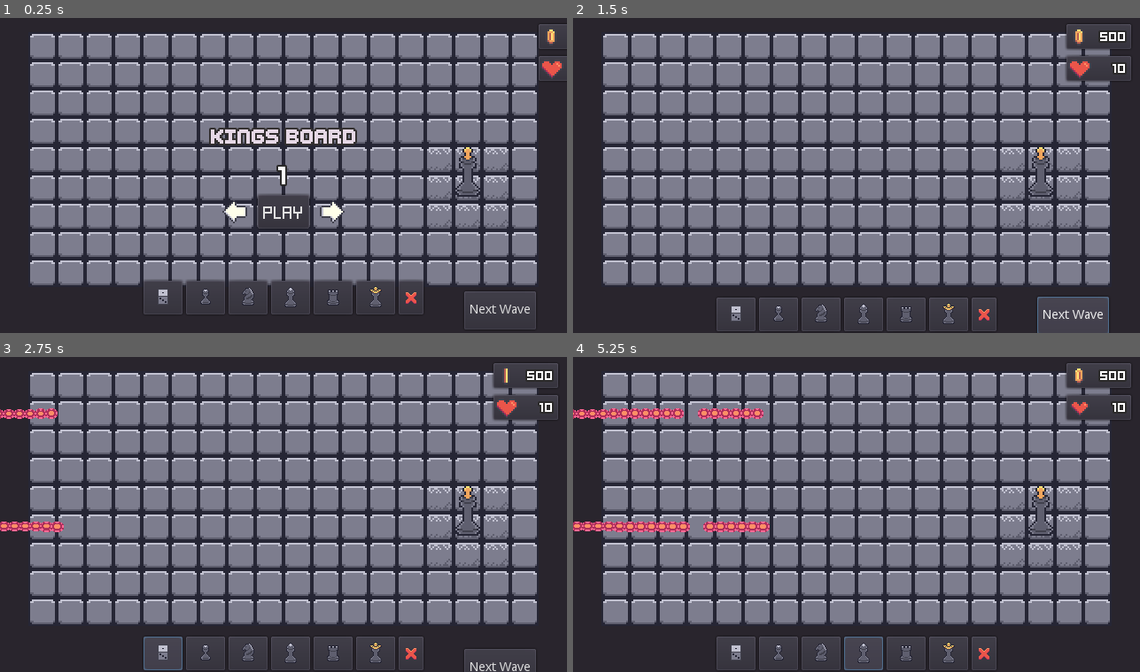
Above: before the commit, frames 1-4 (two rows, left to right).
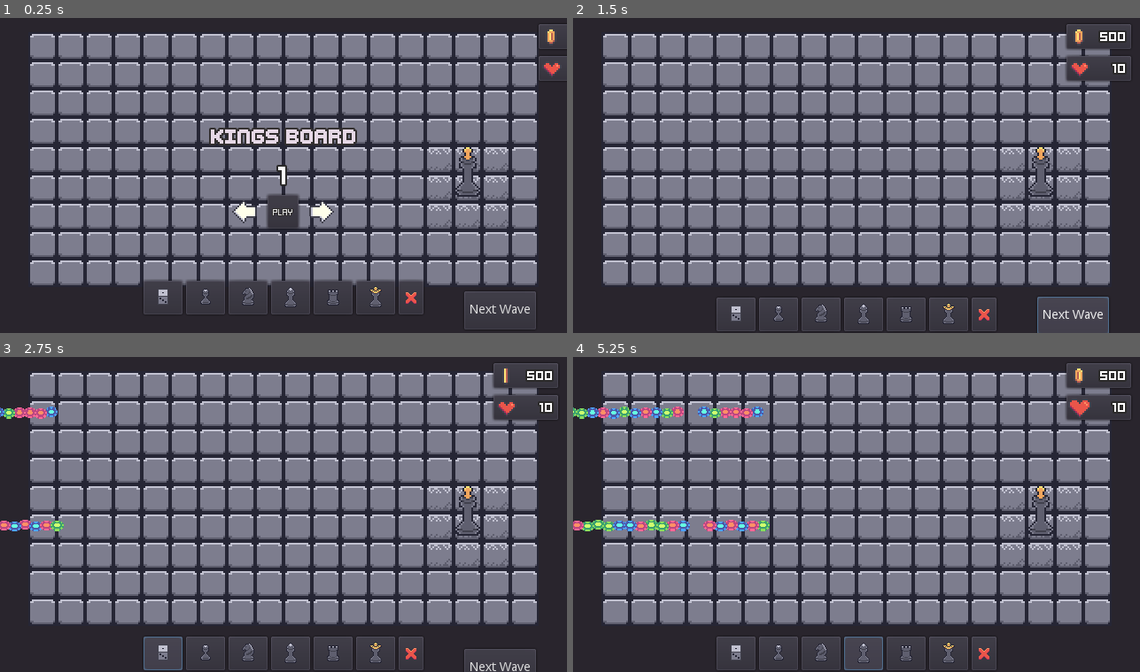
Above: after the commit, the same moments.

Repository: PetTurtle/LudumDare46
Game: Godot game, scene res://scenes/Game.tscn
Same seed, same stepped clock (60 frames per second), same inputs: the game is played once before the commit and once after it.
Inputs (mouse positions are in pixels of both pictures, inside the frame that each line leads up to):
- Up to frame 1 (0.25 s): no input
- Up to frame 2 (1.5 s): click "Play" at 0.5 s; click "Next Wave" at 1.25 s
- Up to frame 3 (2.75 s): click (164, 653) at 2 s
- Up to frame 4 (5.25 s): click "Next Wave" at 2.75 s; click (777, 653) at 3.5 s; click (822, 653) at 4.25 s; click (862, 653) at 5 s

The runs differ from the first frame. In frame 1, 1.0% of the frame differs, in the area x 39-100%, y 4-67%; in frame 2, less than 0.1%; in frame 3, 0.7%; in frame 4, 2.0%, in the area x 0-92%, y 4-56%.

Commit message:
More Animation

Diff:
--- a/src/fonts/Pixel Square.tres
+++ b/src/fonts/Pixel Square.tres
@@ -3,4 +3,7 @@
 [ext_resource path="res://fonts/ttf/Kenney Pixel Square.ttf" type="DynamicFontData" id=1]
 
 [resource]
+size = 8
+outline_size = 1
+outline_color = Color( 0.192157, 0.184314, 0.184314, 1 )
 font_data = ExtResource( 1 )
--- a/src/prefabs/Unit.tscn
+++ b/src/prefabs/Unit.tscn
@@ -1,10 +1,27 @@
-[gd_scene load_steps=4 format=2]
+[gd_scene load_steps=5 format=2]
 
 [ext_resource path="res://assets/redChip.png" type="Texture" id=1]
 [ext_resource path="res://scripts/Unit.gd" type="Script" id=2]
 
 [sub_resource type="CircleShape2D" id=1]
 radius = 2.45912
+
+[sub_resource type="Animation" id=2]
+resource_name = "Jump"
+length = 0.5
+loop = true
+tracks/0/type = "value"
+tracks/0/path = NodePath("Sprite:position")
+tracks/0/interp = 1
+tracks/0/loop_wrap = true
+tracks/0/imported = false
+tracks/0/enabled = true
+tracks/0/keys = {
+"times": PoolRealArray( 0, 0.221587, 0.499884 ),
+"transitions": PoolRealArray( 1, 1, 1 ),
+"update": 0,
+"values": [ Vector2( 0, 0 ), Vector2( 0, -1 ), Vector2( 0, 0 ) ]
+}
 
 [node name="Unit" type="Area2D"]
 position = Vector2( -136, -72 )
@@ -17,6 +34,7 @@
 }
 
 [node name="Sprite" type="Sprite" parent="."]
+position = Vector2( 0, -0.451291 )
 scale = Vector2( 0.5, 0.5 )
 texture = ExtResource( 1 )
 
@@ -25,3 +43,7 @@
 __meta__ = {
 "_edit_group_": true
 }
+
+[node name="AnimationPlayer" type="AnimationPlayer" parent="."]
+autoplay = "Jump"
+anims/Jump = SubResource( 2 )
--- a/src/scenes/Game.tscn
+++ b/src/scenes/Game.tscn
@@ -128,6 +128,54 @@
 
 [sub_resource type="StyleBoxEmpty" id=11]
 
+[sub_resource type="SpriteFrames" id=13]
+animations = [ {
+"frames": [ ExtResource( 27 ), ExtResource( 28 ), ExtResource( 30 ), ExtResource( 22 ), ExtResource( 24 ), ExtResource( 26 ), ExtResource( 25 ), ExtResource( 29 ), ExtResource( 20 ), ExtResource( 31 ), ExtResource( 21 ), ExtResource( 23 ) ],
+"loop": true,
+"name": "default",
+"speed": 5.0
+} ]
+
+[sub_resource type="Animation" id=14]
+resource_name = "Jump"
+loop = true
+tracks/0/type = "value"
+tracks/0/path = NodePath(".:position")
+tracks/0/interp = 1
+tracks/0/loop_wrap = true
+tracks/0/imported = false
+tracks/0/enabled = true
+tracks/0/keys = {
+"times": PoolRealArray( 0, 0.499444, 0.992978 ),
+"transitions": PoolRealArray( 1, 1, 1 ),
+"update": 0,
+"values": [ Vector2( 0, 0 ), Vector2( 0, 2 ), Vector2( 0, 0 ) ]
+}
+tracks/1/type = "value"
+tracks/1/path = NodePath("..:self_modulate")
+tracks/1/interp = 1
+tracks/1/loop_wrap = true
+tracks/1/imported = false
+tracks/1/enabled = true
+tracks/1/keys = {
+"times": PoolRealArray( 0.00295529, 0.500922, 0.994456 ),
+"transitions": PoolRealArray( 1, 1, 1 ),
+"update": 0,
+"values": [ Color( 1, 1, 1, 0.72549 ), Color( 1, 1, 1, 0.0980392 ), Color( 1, 1, 1, 0.72549 ) ]
+}
+tracks/2/type = "value"
+tracks/2/path = NodePath("..:scale")
+tracks/2/interp = 1
+tracks/2/loop_wrap = true
+tracks/2/imported = false
+tracks/2/enabled = true
+tracks/2/keys = {
+"times": PoolRealArray( 0.00295529, 0.5024, 0.982634 ),
+"transitions": PoolRealArray( 1, 1, 1 ),
+"update": 0,
+"values": [ Vector2( 1, 1 ), Vector2( 0.8, 0.8 ), Vector2( 1, 1 ) ]
+}
+
 [node name="Game" type="Node2D"]
 script = ExtResource( 6 )
 
@@ -142,8 +190,8 @@
 anchor_top = 1.0
 anchor_right = 1.0
 anchor_bottom = 1.0
-margin_top = -59.8894
-margin_bottom = -21.8894
+margin_top = -45.7591
+margin_bottom = -7.75912
 alignment = 1
 script = ExtResource( 17 )
 __meta__ = {
@@ -281,6 +329,7 @@
 [node name="AnimatedSprite" type="AnimatedSprite" parent="UI/StatsPanel/VBoxContainer/CoinsPanel"]
 scale = Vector2( 2, 2 )
 frames = SubResource( 5 )
+frame = 6
 speed_scale = 2.0
 playing = true
 centered = false
@@ -305,7 +354,6 @@
 position = Vector2( 2.13086, -0.19371 )
 scale = Vector2( 2, 2 )
 frames = SubResource( 6 )
-frame = 1
 playing = true
 centered = false
 
@@ -528,9 +576,38 @@
 x_texture = ExtResource( 41 )
 
 [node name="Sprite" type="Sprite" parent="TileGhost"]
-visible = false
+self_modulate = Color( 1, 1, 1, 0.0980392 )
 position = Vector2( 0, -11 )
 texture = ExtResource( 41 )
+
+[node name="CostPanel" type="Node2D" parent="TileGhost/Sprite"]
+position = Vector2( 0, 1.99401 )
+
+[node name="CostLabel" type="Label" parent="TileGhost/Sprite/CostPanel"]
+margin_left = -12.5454
+margin_top = -21.6293
+margin_right = 13.4546
+margin_bottom = -9.62934
+custom_fonts/font = ExtResource( 35 )
+text = "10"
+align = 1
+valign = 1
+__meta__ = {
+"_edit_group_": true,
+"_edit_use_anchors_": false
+}
+
+[node name="AnimatedSprite" type="AnimatedSprite" parent="TileGhost/Sprite/CostPanel/CostLabel"]
+position = Vector2( 4.74785, -12.489 )
+frames = SubResource( 13 )
+frame = 1
+speed_scale = 2.0
+playing = true
+centered = false
+
+[node name="AnimationPlayer" type="AnimationPlayer" parent="TileGhost/Sprite/CostPanel"]
+autoplay = "Jump"
+anims/Jump = SubResource( 14 )
 [connection signal="pressed" from="UI/TowerContainer/ButtonSell" to="UI/TowerContainer" method="_on_ButtonSell_pressed"]
 [connection signal="pressed" from="UI/MenuPanel/LevelPanel/HBox/LeftButton" to="UI/MenuPanel" method="prev_level"]
 [connection signal="pressed" from="UI/MenuPanel/LevelPanel/HBox/PlayButton" to="UI/MenuPanel" method="play"]
--- a/src/scenes/maps/Map1.tscn
+++ b/src/scenes/maps/Map1.tscn
@@ -1,11 +1,14 @@
-[gd_scene load_steps=7 format=2]
+[gd_scene load_steps=10 format=2]
 
 [ext_resource path="res://resources/tileset.tres" type="TileSet" id=1]
 [ext_resource path="res://prefabs/King.tscn" type="PackedScene" id=2]
 [ext_resource path="res://scripts/Map.gd" type="Script" id=3]
 [ext_resource path="res://scripts/Navigator.gd" type="Script" id=4]
 [ext_resource path="res://scripts/UnitManager.gd" type="Script" id=5]
+[ext_resource path="res://assets/Chips/Chips3.png" type="Texture" id=6]
 [ext_resource path="res://scripts/WaveController.gd" type="Script" id=7]
+[ext_resource path="res://assets/Chips/Chips2.png" type="Texture" id=8]
+[ext_resource path="res://assets/Chips/Chips1.png" type="Texture" id=9]
 
 [node name="Map" type="Node2D"]
 z_index = -1
@@ -22,6 +25,7 @@
 
 [node name="UnitManager" type="Node2D" parent="."]
 script = ExtResource( 5 )
+unit_textures = [ ExtResource( 9 ), ExtResource( 8 ), ExtResource( 6 ) ]
 
 [node name="Units" type="YSort" parent="UnitManager"]
 
--- a/src/scripts/Game.gd
+++ b/src/scripts/Game.gd
@@ -34,10 +34,12 @@
 			pass
 		Mode.BUY:
 			if map.can_build_turret():
-				tile_ghost.show_ghost(map.get_snapped_mouse_position(), game_data.get_tower_def(tower_name).get_default_texture())
+				var cost = game_data.get_tower_cost(tower_name)
+				tile_ghost.show_ghost(map.get_snapped_mouse_position(), cost, game_data.get_tower_def(tower_name).get_default_texture())
 		Mode.SELL:
 			if map.has_turret():
-				tile_ghost.show_ghost(map.get_snapped_mouse_position())
+				var cost = game_data.get_tower_cost(tower_name)
+				tile_ghost.show_ghost(map.get_snapped_mouse_position(), cost/2)
 
 func _unhandled_input(event: InputEvent) -> void:
 	if not event is InputEventMouseButton:
--- a/src/scripts/TileGhost.gd
+++ b/src/scripts/TileGhost.gd
@@ -2,6 +2,7 @@
 class_name TileGhost
 
 onready var ghost : Sprite = $Sprite
+onready var coin_label : Label = $Sprite/CostPanel/CostLabel
 
 export(Texture) var x_texture
 
@@ -14,11 +15,12 @@
 func set_map(map : GameMap):
 	gameMap = map
 
-func show_ghost(pos : Vector2, texture : Texture = x_texture):
+func show_ghost(pos : Vector2, cost : int, texture : Texture = x_texture):
 	var new_pos = pos + offset
 	ghost.visible = true
 	ghost.position = new_pos
 	ghost.texture = texture
+	coin_label.text = String(cost)
 
 func hide_ghost():
 	ghost.visible = false
--- a/src/scripts/Unit.gd
+++ b/src/scripts/Unit.gd
@@ -16,9 +16,10 @@
 	var move_distance = speed * delta
 	_move_along_path(move_distance)
 
-func set_Unit(value : int) -> void:
+func set_Unit(value : int, texture : Texture) -> void:
 	sprite = $Sprite
 	health = value
+	sprite.texture = texture
 	sprite.scale.x = 0.5 + health * 0.02
 	sprite.scale.y = 0.5 + health * 0.02
 
--- a/src/scripts/UnitManager.gd
+++ b/src/scripts/UnitManager.gd
@@ -8,6 +8,7 @@
 onready var ySort : YSort = $Units
 onready var wave_controller : WaveController = $WaveController
 
+export(Array, Texture) var unit_textures
 var game_manager : GameManager
 var unit_prefab = load("res://prefabs/Unit.tscn")
 var unit_count : int = 0
@@ -29,7 +30,7 @@
 func _on_spawn(value : int, positon : Vector2):
 	var unit : Unit = unit_prefab.instance()
 	ySort.add_child(unit)
-	unit.set_Unit(value)
+	unit.set_Unit(value, unit_textures[randi() % unit_textures.size()])
 	unit.position = positon
 	emit_signal("set_path", unit)
 	unit.connect("death", self, "_on_death")
Binary file added: src/assets/Chips/Chips1.png
Not shown, added: src/assets/Chips/Chips1.png.import
Binary file added: src/assets/Chips/Chips2.png
Not shown, added: src/assets/Chips/Chips2.png.import
Binary file added: src/assets/Chips/Chips3.png
Not shown, added: src/assets/Chips/Chips3.png.import
Binary file changed: src/assets/redChip.png
Not shown: 1 places in src/scenes/Game.tscn that only renumber resources
Not shown, added: AsepriteAssets/Chips.aseprite
